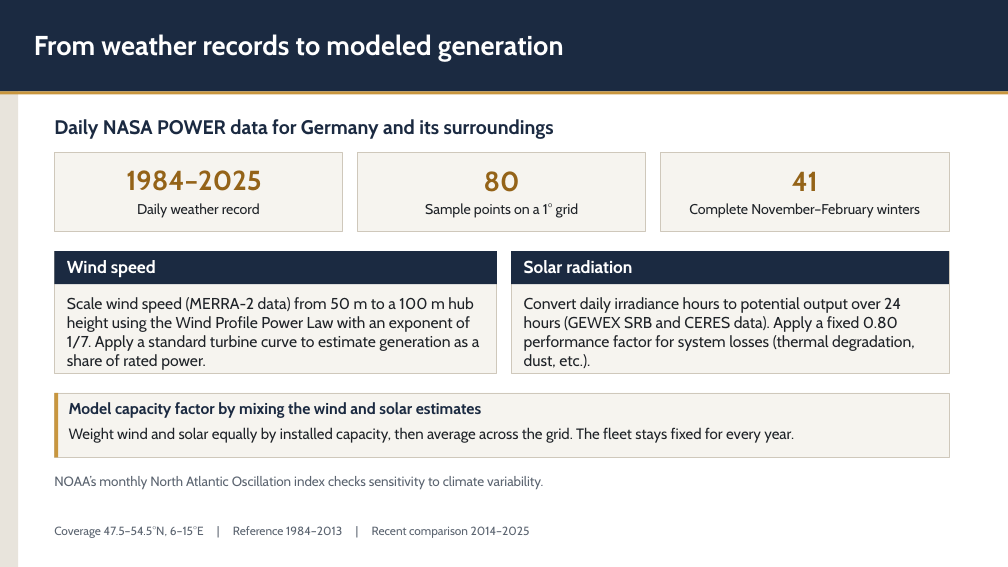
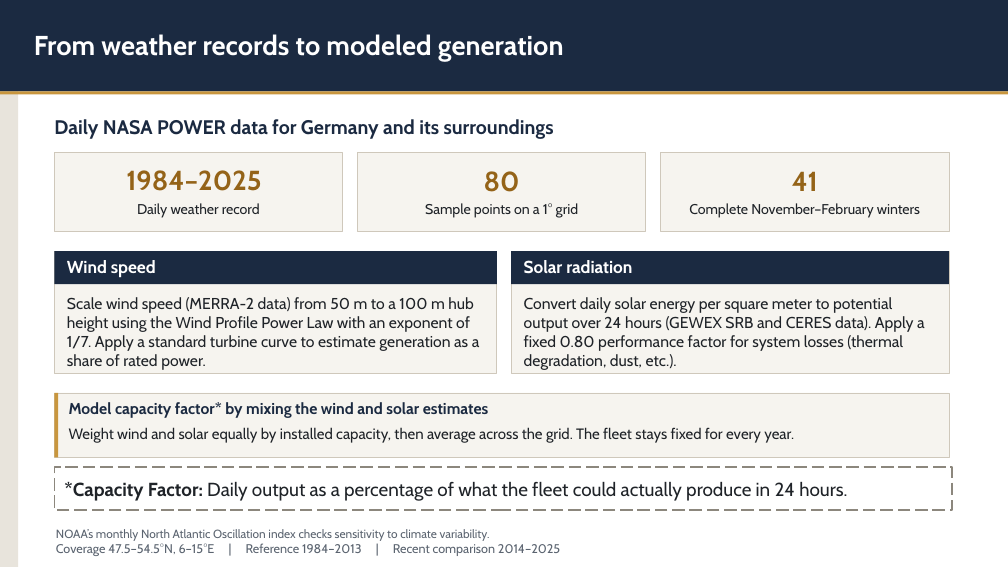
Before and after one commit to asakti47/dunkelflaute-explorer, a slide deck: slide 2 of Dunkelflaute Presentation.pptx. Drawn at 1008x567 pixels with LibreOffice and Linux fonts; fonts in the diff are those of the drawing. Boxes give left, top, right and bottom in pixels: in the first picture for what was removed or moved away, otherwise in the second. Text is boxed around its words. In the diff, an @@ line names an element or a change of style, - is before the commit and + after.

```diff
--- a/Dunkelflaute Presentation.pptx
+++ b/Dunkelflaute Presentation.pptx
@@ text at (x1=524, y1=297, x2=925, y2=370): text changed @@
-Convert daily irradiance hours to potential output over 24 hours (GEWEX SRB and CERES data). Apply a fixed 0.80 performance factor for system losses (thermal degradation, dust, etc.).
+Convert daily solar energy per square meter to potential output over 24 hours (GEWEX SRB and CERES data). Apply a fixed 0.80 performance factor for system losses (thermal degradation, dust, etc.).
@@ text at (x1=69, y1=402, x2=488, y2=418): text changed @@
-Model capacity factor by mixing the wind and solar estimates
+Model capacity factor* by mixing the wind and solar estimates
@@ rectangle added at (x1=54, y1=467, x2=953, y2=510), outline #8C877D 1.5 pt dashed, 18 pt, text #1F2328 @@
+*Capacity Factor: Daily output as a percentage of what the fleet could actually produce in 24 hours.
@@ text removed at (x1=54, y1=526, x2=530, y2=538) @@
-Coverage 47.5–54.5°N, 6–15°E | Reference 1984–2013 | Recent comparison 2014–2025
@@ text at (x1=56, y1=529, x2=490, y2=541): size 12.8 to 11.3 pt in "NOAA’s monthly North Atlantic Oscillation index checks ..." @@
@@ text "NOAA’s monthly North Atlantic Oscillation ..." moved from (x1=54, y1=476, x2=543, y2=489) to (x1=56, y1=529, x2=560, y2=556) @@
@@ text at (x1=56, y1=543, x2=560, y2=556): paragraph added @@
+Coverage 47.5–54.5°N, 6–15°E | Reference 1984–2013 | Recent comparison 2014–2025
```
Also in this commit, not shown: 6 other slides changed.
